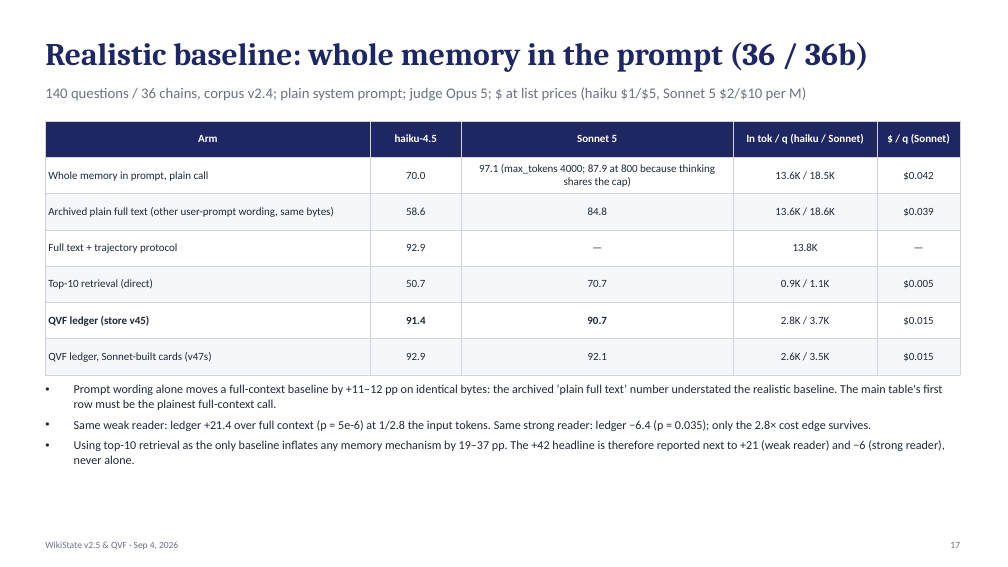
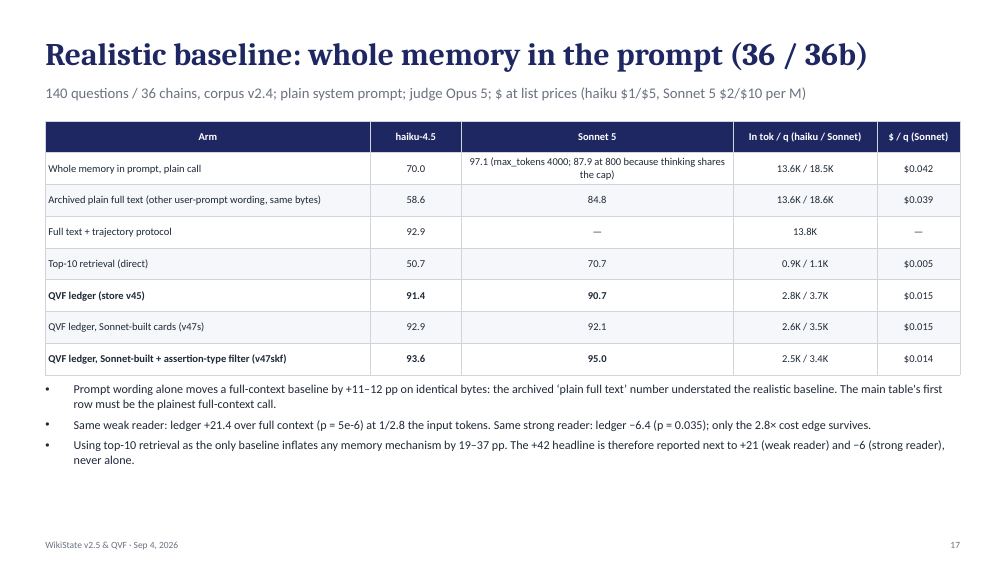
Before and after one commit to jeremyz12/qvf_withcontroller, a slide deck: slide 17 of results/weekly_report_20260904.pptx. Drawn at 1008x567 pixels with LibreOffice and Linux fonts; fonts in the diff are those of the drawing. Boxes give left, top, right and bottom in pixels: in the first picture for what was removed or moved away, otherwise in the second. Text is boxed around its words. In the diff, an @@ line names an element or a change of style, - is before the commit and + after.

```diff
--- a/results/weekly_report_20260904.pptx
+++ b/results/weekly_report_20260904.pptx
@@ table at bbox=[45, 121, 960, 368] @@
+row 8: QVF ledger, Sonnet-built + assertion-type filter (v47skf) | 93.6 | 95.0 | 2.5K / 3.4K | $0.014
```
Also in this commit, not shown: 2 other slides changed, 2 other files.
